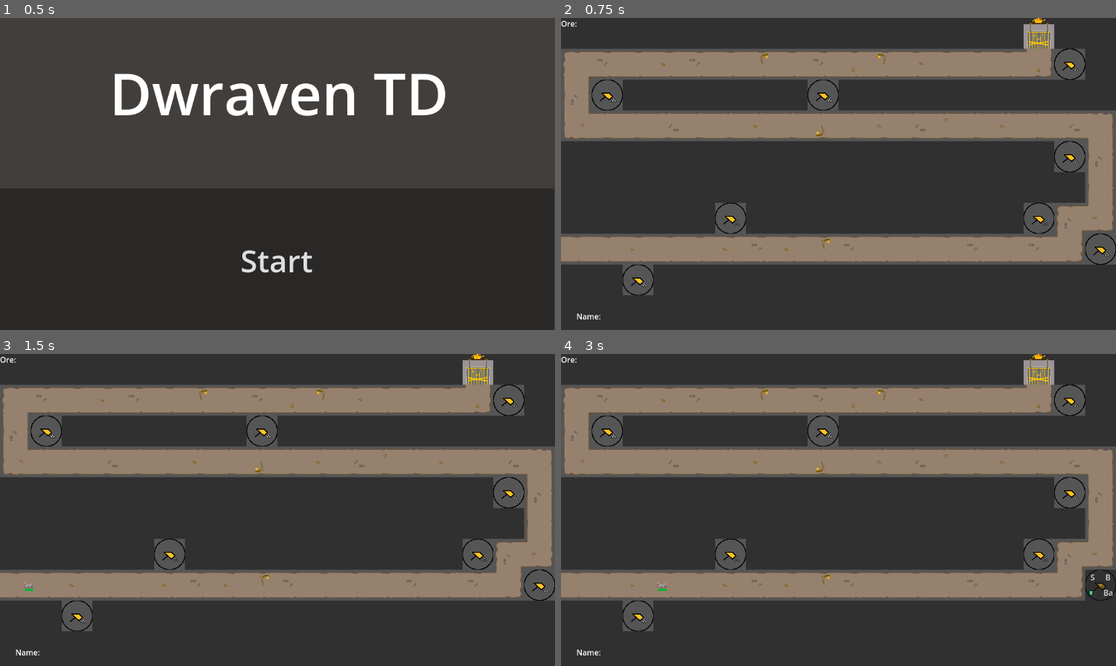
Above: before the commit, frames 1-4 (two rows, left to right).
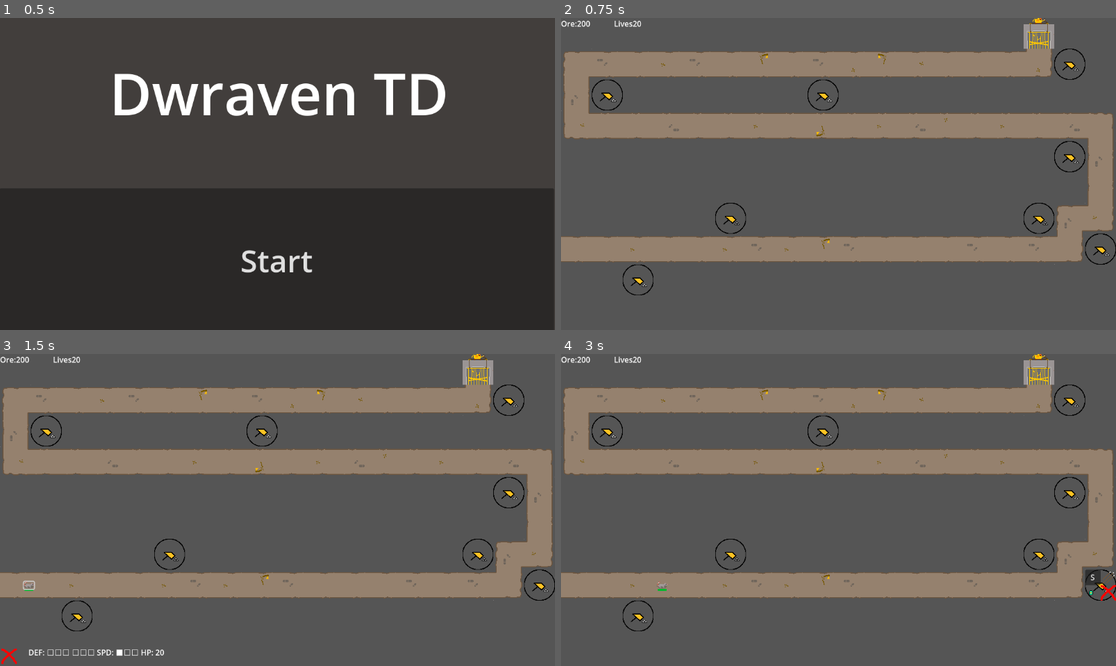
Above: after the commit, the same moments.

Repository: lzrzk/Dwarven_TD
Game: Godot game, scene res://Scenes/Menu/Mainmenu.tscn
The game is run twice, just before and just after one commit, with the same random seed, the same clock (stepped at 60 frames per second) and the same inputs.
Inputs (mouse positions are in pixels of both pictures, inside the frame that each line leads up to):
- Up to frame 1 (0.5 s): no input
- Up to frame 2 (0.75 s): click "Start" at 0.5 s
- Up to frame 3 (1.5 s): click (16, 584) at 1.27 s
- Up to frame 4 (3 s): click (572, 656) at 2.02 s; click (1099, 584) at 2.77 s

Frame 1 is identical in both runs. In frame 2, 64% of the frame differs, in the area x 0-100%, y 0-100%; in frame 3, 64%; in frame 4, 65%.

Commit message:
28.12.2024

Diff:
--- a/Scenes/Enemy/Rat.tscn
+++ b/Scenes/Enemy/Rat.tscn
@@ -9,3 +9,4 @@
 shieldsPhysical = 1.0
 shieldsMagical = 1.0
 damage = 1
+oreGiven = 5
--- /dev/null
+++ b/Scenes/Enemy/crystal_golem.tscn
@@ -0,0 +1,23 @@
+[gd_scene load_steps=3 format=3 uid="uid://cprbrxumvy62e"]
+
+[ext_resource type="PackedScene" uid="uid://bg8pjsf8mmsl3" path="res://Scenes/Enemy/enemy.tscn" id="1_vyqk6"]
+[ext_resource type="Texture2D" uid="uid://bvcokurqqgec5" path="res://Assets/Assets_Enemies/кристальный голем.png" id="2_kfy12"]
+
+[node name="Crystal_golem" instance=ExtResource("1_vyqk6")]
+hp = 50.0
+maxHp = 50.0
+speed = 150
+shieldsPhysical = 1.0
+shieldsMagical = 0.2
+damage = 3
+oreGiven = 50
+
+[node name="Sprite2D" parent="." index="0"]
+texture = ExtResource("2_kfy12")
+
+[node name="hp" parent="." index="2"]
+offset_left = -14.0
+offset_right = 13.0
+
+[node name="InfoButton" parent="." index="3"]
+offset_left = -13.0
--- /dev/null
+++ b/Scenes/Enemy/crystal_golemite.tscn
@@ -0,0 +1,20 @@
+[gd_scene load_steps=3 format=3 uid="uid://bruuvqs8m3xiq"]
+
+[ext_resource type="PackedScene" uid="uid://bg8pjsf8mmsl3" path="res://Scenes/Enemy/enemy.tscn" id="1_v0ilb"]
+[ext_resource type="Texture2D" uid="uid://dlkuysv30cyxc" path="res://Assets/Assets_Enemies/каменный големит.png" id="2_dgbmp"]
+
+[node name="crystal_golemite" instance=ExtResource("1_v0ilb")]
+hp = 20.0
+maxHp = 20.0
+speed = 120
+shieldsPhysical = 1.0
+shieldsMagical = 0.2
+damage = 1
+oreGiven = 5
+
+[node name="Sprite2D" parent="." index="0"]
+texture = ExtResource("2_dgbmp")
+
+[node name="hp" parent="." index="2"]
+offset_left = -5.0
+offset_right = 5.0
--- /dev/null
+++ b/Scenes/Enemy/dark_abomination.tscn
@@ -0,0 +1,23 @@
+[gd_scene load_steps=4 format=3 uid="uid://dykqtfflonfak"]
+
+[ext_resource type="PackedScene" uid="uid://bg8pjsf8mmsl3" path="res://Scenes/Enemy/enemy.tscn" id="1_dxj2e"]
+[ext_resource type="PackedScene" uid="uid://bk72jo7c68r0y" path="res://Scenes/Enemy/dark_spawn.tscn" id="2_em80o"]
+[ext_resource type="Texture2D" uid="uid://dflou5bvory55" path="res://Assets/Assets_Enemies/Ужас тьмы.png" id="3_4aqa0"]
+
+[node name="dark_abomination" instance=ExtResource("1_dxj2e")]
+hp = 40.0
+maxHp = 40.0
+speed = 80
+spawnOnDeath = true
+spawnedOnDeath = ExtResource("2_em80o")
+shieldsPhysical = 1.0
+shieldsMagical = 1.0
+damage = 2
+oreGiven = 20
+
+[node name="Sprite2D" parent="." index="0"]
+texture = ExtResource("3_4aqa0")
+
+[node name="hp" parent="." index="2"]
+offset_left = -5.0
+offset_right = 5.0
--- /dev/null
+++ b/Scenes/Enemy/dark_broodmother.tscn
@@ -0,0 +1,17 @@
+[gd_scene load_steps=4 format=3 uid="uid://c6nsauanr76j4"]
+
+[ext_resource type="PackedScene" uid="uid://bg8pjsf8mmsl3" path="res://Scenes/Enemy/enemy.tscn" id="1_exs6q"]
+[ext_resource type="Script" path="res://dark_broodmother.gd" id="2_4f3ax"]
+[ext_resource type="Texture2D" uid="uid://dflou5bvory55" path="res://Assets/Assets_Enemies/Ужас тьмы.png" id="3_6vdyt"]
+
+[node name="dark_broodmother" instance=ExtResource("1_exs6q")]
+script = ExtResource("2_4f3ax")
+
+[node name="Sprite2D" parent="." index="0"]
+texture = ExtResource("3_6vdyt")
+
+[node name="hp" parent="." index="2"]
+offset_left = -5.0
+offset_right = 5.0
+
+[node name="SpawnTimer" type="Timer" parent="." index="4"]
--- /dev/null
+++ b/Scenes/Enemy/dark_spawn.tscn
@@ -0,0 +1,20 @@
+[gd_scene load_steps=3 format=3 uid="uid://bk72jo7c68r0y"]
+
+[ext_resource type="PackedScene" uid="uid://bg8pjsf8mmsl3" path="res://Scenes/Enemy/enemy.tscn" id="1_e30hh"]
+[ext_resource type="Texture2D" uid="uid://dlkuysv30cyxc" path="res://Assets/Assets_Enemies/каменный големит.png" id="2_bqd0h"]
+
+[node name="dark_spawn" instance=ExtResource("1_e30hh")]
+hp = 10.0
+maxHp = 10.0
+speed = 120
+shieldsPhysical = 1.0
+shieldsMagical = 1.0
+damage = 1
+oreGiven = 2
+
+[node name="Sprite2D" parent="." index="0"]
+texture = ExtResource("2_bqd0h")
+
+[node name="hp" parent="." index="2"]
+offset_left = -5.0
+offset_right = 5.0
--- /dev/null
+++ b/Scenes/Enemy/dark_spawn_sapwnable.tscn
@@ -0,0 +1,19 @@
+[gd_scene load_steps=3 format=3 uid="uid://dykcpkt1xohll"]
+
+[ext_resource type="PackedScene" uid="uid://bg8pjsf8mmsl3" path="res://Scenes/Enemy/enemy.tscn" id="1_81q77"]
+[ext_resource type="Texture2D" uid="uid://dlkuysv30cyxc" path="res://Assets/Assets_Enemies/каменный големит.png" id="2_2y3pw"]
+
+[node name="dark_spawn_sapwnable" instance=ExtResource("1_81q77")]
+hp = 5.0
+maxHp = 5.0
+speed = 120
+shieldsPhysical = 1.0
+shieldsMagical = 1.0
+damage = 1
+
+[node name="Sprite2D" parent="." index="0"]
+texture = ExtResource("2_2y3pw")
+
+[node name="hp" parent="." index="2"]
+offset_left = -5.0
+offset_right = 5.0
--- a/Scenes/Enemy/enemy.gd
+++ b/Scenes/Enemy/enemy.gd
@@ -7,16 +7,14 @@
 @onready var type = "enemy"
 
 @export var speed:int
-
+@export var spawnOnDeath:bool
+@export var spawnedOnDeath:PackedScene
 @export var shieldsPhysical:float
-
 @export var shieldsMagical:float
-
 @export var damage:int
-
 @export var path:Path2D
-
 @export var pathFollow:PathFollow2D
+@export var oreGiven:int
 
 func _ready() -> void:
 	self.pathFollow=PathFollow2D.new()
@@ -30,6 +28,13 @@
 	$Sprite2D.flip_v = self.rotation > 0
 	$hp.value = float(hp)/float(maxHp) *100
 
+	if self.pathFollow.get_progress_ratio() >= 0.98:
+
+		Variables.lives -= self.damage
+		self.queue_free()
+
+
+
 
 func hit(magical_dmg, physical_dmg, true_dmg) -> void:
 
@@ -38,4 +43,15 @@
 	var incomingDmg = physDmgTrue + magDmgTrue + true_dmg
 	self.hp -= incomingDmg
 	if hp <= 0:
+#		if spawnOnDeath == true:
+
+
+
+		Variables.ore += oreGiven
 		self.queue_free()
+
+
+
+
+func _on_info_button_pressed() -> void:
+	Variables.selectedNode = self
--- a/Scenes/Enemy/enemy.tscn
+++ b/Scenes/Enemy/enemy.tscn
@@ -4,8 +4,8 @@
 [ext_resource type="Texture2D" uid="uid://c1he6q7mfky47" path="res://Assets/Assets_Enemies/Крыса.png" id="2_hhp0v"]
 
 [sub_resource type="CapsuleShape2D" id="CapsuleShape2D_foxfb"]
-radius = 11.0
-height = 22.0
+radius = 18.0
+height = 36.0
 
 [sub_resource type="StyleBoxFlat" id="StyleBoxFlat_00ed5"]
 bg_color = Color(0.263729, 0.023624, 2.40654e-08, 1)
@@ -14,6 +14,7 @@
 bg_color = Color(0, 0.726047, 0.178912, 1)
 
 [node name="Enemy" type="CharacterBody2D"]
+input_pickable = true
 script = ExtResource("1_nggcq")
 
 [node name="Sprite2D" type="Sprite2D" parent="."]
@@ -32,3 +33,12 @@
 theme_override_styles/background = SubResource("StyleBoxFlat_00ed5")
 theme_override_styles/fill = SubResource("StyleBoxFlat_majs0")
 show_percentage = false
+
+[node name="InfoButton" type="Button" parent="."]
+offset_left = -10.0
+offset_top = -7.0
+offset_right = 11.0
+offset_bottom = 8.0
+flat = true
+
+[connection signal="pressed" from="InfoButton" to="." method="_on_info_button_pressed"]
--- /dev/null
+++ b/Scenes/Enemy/rat_hound.tscn
@@ -0,0 +1,23 @@
+[gd_scene load_steps=3 format=3 uid="uid://blfd14exym8bd"]
+
+[ext_resource type="PackedScene" uid="uid://bg8pjsf8mmsl3" path="res://Scenes/Enemy/enemy.tscn" id="1_h2vxy"]
+[ext_resource type="Texture2D" uid="uid://dribpjcdkaffm" path="res://Assets/Assets_Enemies/крыса гоньчая.png" id="2_ww4vg"]
+
+[node name="Rat_hound" instance=ExtResource("1_h2vxy")]
+hp = 50.0
+maxHp = 50.0
+speed = 200
+shieldsPhysical = 1.0
+shieldsMagical = 1.0
+damage = 3
+oreGiven = 20
+
+[node name="Sprite2D" parent="." index="0"]
+texture = ExtResource("2_ww4vg")
+
+[node name="hp" parent="." index="2"]
+offset_left = -14.0
+offset_right = 13.0
+
+[node name="InfoButton" parent="." index="3"]
+offset_left = -13.0
--- /dev/null
+++ b/Scenes/Enemy/rat_hound_armoured.tscn
@@ -0,0 +1,23 @@
+[gd_scene load_steps=3 format=3 uid="uid://c4nwiaixu3kj8"]
+
+[ext_resource type="PackedScene" uid="uid://bg8pjsf8mmsl3" path="res://Scenes/Enemy/enemy.tscn" id="1_b1xt6"]
+[ext_resource type="Texture2D" uid="uid://dribpjcdkaffm" path="res://Assets/Assets_Enemies/крыса гоньчая.png" id="2_dpfa0"]
+
+[node name="Rat_hound_armoured" instance=ExtResource("1_b1xt6")]
+hp = 60.0
+maxHp = 60.0
+speed = 175
+shieldsPhysical = 0.8
+shieldsMagical = 1.0
+damage = 3
+oreGiven = 20
+
+[node name="Sprite2D" parent="." index="0"]
+texture = ExtResource("2_dpfa0")
+
+[node name="hp" parent="." index="2"]
+offset_left = -14.0
+offset_right = 13.0
+
+[node name="InfoButton" parent="." index="3"]
+offset_left = -13.0
--- a/Scenes/Enemy/rat_king.tscn
+++ b/Scenes/Enemy/rat_king.tscn
@@ -11,6 +11,7 @@
 shieldsPhysical = 0.9
 shieldsMagical = 0.8
 damage = 5
+oreGiven = 50
 
 [node name="Sprite2D" parent="." index="0"]
 texture = ExtResource("2_466px")
--- a/Scenes/Enemy/rat_knight.tscn
+++ b/Scenes/Enemy/rat_knight.tscn
@@ -11,6 +11,7 @@
 shieldsPhysical = 0.5
 shieldsMagical = 0.8
 damage = 1
+oreGiven = 20
 
 [node name="Sprite2D" parent="." index="0"]
 texture = ExtResource("2_irx4q")
--- a/Scenes/Enemy/rat_light.tscn
+++ b/Scenes/Enemy/rat_light.tscn
@@ -11,6 +11,7 @@
 shieldsPhysical = 0.9
 shieldsMagical = 0.5
 damage = 1
+oreGiven = 10
 
 [node name="Sprite2D" parent="." index="0"]
 texture = ExtResource("2_y1blm")
--- /dev/null
+++ b/Scenes/Enemy/rock_golem.tscn
@@ -0,0 +1,23 @@
+[gd_scene load_steps=3 format=3 uid="uid://c5y3wuhjsbvm8"]
+
+[ext_resource type="PackedScene" uid="uid://bg8pjsf8mmsl3" path="res://Scenes/Enemy/enemy.tscn" id="1_1qges"]
+[ext_resource type="Texture2D" uid="uid://c5rbtfa58ac56" path="res://Assets/Assets_Enemies/каменный голем.png" id="2_b6m2w"]
+
+[node name="Rock_golem" instance=ExtResource("1_1qges")]
+hp = 200.0
+maxHp = 200.0
+speed = 20
+shieldsPhysical = 0.2
+shieldsMagical = 1.0
+damage = 3
+oreGiven = 50
+
+[node name="Sprite2D" parent="." index="0"]
+texture = ExtResource("2_b6m2w")
+
+[node name="hp" parent="." index="2"]
+offset_left = -14.0
+offset_right = 13.0
+
+[node name="InfoButton" parent="." index="3"]
+offset_left = -13.0
--- /dev/null
+++ b/Scenes/Enemy/rock_golemite.tscn
@@ -0,0 +1,20 @@
+[gd_scene load_steps=3 format=3 uid="uid://daxoq2kbld5lc"]
+
+[ext_resource type="PackedScene" uid="uid://bg8pjsf8mmsl3" path="res://Scenes/Enemy/enemy.tscn" id="1_vu7cb"]
+[ext_resource type="Texture2D" uid="uid://dlkuysv30cyxc" path="res://Assets/Assets_Enemies/каменный големит.png" id="2_1yq62"]
+
+[node name="rock_golemite" instance=ExtResource("1_vu7cb")]
+hp = 20.0
+maxHp = 20.0
+speed = 120
+shieldsPhysical = 0.2
+shieldsMagical = 1.0
+damage = 1
+oreGiven = 5
+
+[node name="Sprite2D" parent="." index="0"]
+texture = ExtResource("2_1yq62")
+
+[node name="hp" parent="." index="2"]
+offset_left = -5.0
+offset_right = 5.0
--- a/Scenes/Level/Level.tscn
+++ b/Scenes/Level/Level.tscn
@@ -10,6 +10,7 @@
 [ext_resource type="PackedScene" uid="uid://cwcfvm81lh4hr" path="res://Scenes/Towers/towerPicker.tscn" id="8_7mxip"]
 [ext_resource type="Texture2D" uid="uid://lglyb0hmuimv" path="res://Assets/Assets_road/Мусор_1.png" id="8_yx4ul"]
 [ext_resource type="Script" path="res://Scenes/Level/data_pad_label.gd" id="10_lmt4c"]
+[ext_resource type="Texture2D" uid="uid://mfjurv2sxdii" path="res://Assets/Assets_towers/иконка тмена 32х32.png" id="11_ftejx"]
 
 [sub_resource type="TileSetAtlasSource" id="TileSetAtlasSource_6nyw3"]
 texture = ExtResource("3_nbrci")
@@ -52,7 +53,7 @@
 
 [sub_resource type="Curve2D" id="Curve2D_gnm0b"]
 _data = {
-"points": PackedVector2Array(0, 0, 0, 0, -32, 480, 0, 0, 0, 0, 1056, 480, 0, 0, 0, 0, 1056, 416, 0, 0, 0, 0, 1120, 416, 0, 0, 0, 0, 1120, 224, 0, 0, 0, 0, 32, 224, 0, 0, 0, 0, 32, 96, 0, 0, 0, 0, 992, 96, 0, 0, 0, 0, 992, 32)
+"points": PackedVector2Array(0, 0, 0, 0, -32, 480, 0, 0, 0, 0, 1056, 480, 0, 0, 0, 0, 1056, 416, 0, 0, 0, 0, 1120, 416, 0, 0, 0, 0, 1120, 224, 0, 0, 0, 0, 32, 224, 0, 0, 0, 0, 32, 96, 0, 0, 0, 0, 992, 96, 0, 0, 0, 0, 988, -135)
 }
 point_count = 9
 
@@ -66,7 +67,7 @@
 offset_top = -32.0
 offset_right = 2644.0
 offset_bottom = 1316.0
-color = Color(0.188235, 0.188235, 0.188235, 1)
+color = Color(0.333333, 0.333333, 0.333333, 1)
 
 [node name="TileMap" type="TileMap" parent="."]
 tile_set = SubResource("TileSet_jlgoc")
@@ -115,10 +116,27 @@
 clip_text = true
 
 [node name="DataPadLabel" type="RichTextLabel" parent="."]
-offset_left = 32.0
+visible = false
+offset_left = 59.0
 offset_top = 608.0
 offset_right = 1120.0
 offset_bottom = 649.0
-text = "Name:
+text = "
 "
 script = ExtResource("10_lmt4c")
+
+[node name="HideInfoButton" type="Button" parent="."]
+visible = false
+offset_left = -1.0
+offset_top = 608.0
+offset_right = 39.0
+offset_bottom = 648.0
+icon = ExtResource("11_ftejx")
+flat = true
+
+[node name="LivesLabel" type="Label" parent="."]
+offset_left = 110.0
+offset_right = 177.0
+offset_bottom = 23.0
+
+[connection signal="pressed" from="HideInfoButton" to="DataPadLabel" method="_on_hide_info_button_pressed"]
--- a/Scenes/Level/data_pad_label.gd
+++ b/Scenes/Level/data_pad_label.gd
@@ -1,45 +1,40 @@
 extends RichTextLabel
 
 
-'''
-func _ready() -> void:
-	if type == "enemy":
-		if mag_def == 1:
-			m_def = "⬜⬜⬜"
-		elif mag_def > 0.7 and mag_def < 1:
-			m_def = "⬛⬜⬜"
-		elif mag_def > 0.4 and mag_def < 0.7:
-			m_def = "⬛⬛⬜"
-		elif mag_def > 0 and mag_def < 0.4:
-			m_def = "⬛⬛⬛"
-		if ph_def == 1:
-			p_def = "⬜⬜⬜"
-		elif ph_def > 0.7 and ph_def < 1:
-			p_def = "⬛⬜⬜"
-		elif ph_def > 0.4 and ph_def < 0.7:
-			p_def = "⬛⬛⬜"
-		elif ph_def > 0 and ph_def < 0.4:
-			p_def = "⬛⬛⬛"
-		if speed < 100:
-			spd = "⬜⬜⬜"
-		elif speed > 99 and speed < 200:
-			spd = "⬛⬜⬜"
-		elif speed > 199 and speed < 300:
-			spd = "⬛⬛⬜"
-		elif speed > 299:
-			spd = "⬛⬛⬛"
-	elif type = tower:
+func towerInfo() -> String:
+	return "infotower"
 
+func enemyInfo() -> String:
+	var m_def = "N/A"
+	var p_def = "N/A"
+	var spd = "N/A"
+	if Variables.selectedNode.shieldsMagical == 1:
+		m_def = "⬜⬜⬜"
+	elif Variables.selectedNode.shieldsMagical > 0.7 and Variables.selectedNode.shieldsMagical < 1:
+		m_def = "⬛⬜⬜"
+	elif Variables.selectedNode.shieldsMagical > 0.4 and Variables.selectedNode.shieldsMagical < 0.7:
+		m_def = "⬛⬛⬜"
+	elif Variables.selectedNode.shieldsMagical > 0 and Variables.selectedNode.shieldsMagical < 0.4:
+		m_def = "⬛⬛⬛"
+	if Variables.selectedNode.shieldsPhysical == 1:
+		p_def = "⬜⬜⬜"
+	elif Variables.selectedNode.shieldsPhysical > 0.7 and Variables.selectedNode.shieldsPhysical < 1:
+		p_def = "⬛⬜⬜"
+	elif Variables.selectedNode.shieldsPhysical > 0.4 and Variables.selectedNode.shieldsPhysical < 0.7:
+		p_def = "⬛⬛⬜"
+	elif Variables.selectedNode.shieldsPhysical > 0 and Variables.selectedNode.shieldsPhysical < 0.4:
+		p_def = "⬛⬛⬛"
+	if Variables.selectedNode.speed < 100:
+		spd = "⬜⬜⬜"
+	elif Variables.selectedNode.speed > 99 and Variables.selectedNode.speed < 200:
+		spd = "⬛⬜⬜"
+	elif Variables.selectedNode.speed > 199 and Variables.selectedNode.speed < 300:
+		spd = "⬛⬛⬜"
+	elif Variables.selectedNode.speed > 299:
+		spd = "⬛⬛⬛"
+	var text = "DEF: {m_def} {p_def} SPD: {spd} HP: {hp}".format({"m_def":m_def,"p_def":p_def,"spd":spd,"hp":Variables.selectedNode.hp})
 
-
-	elif
-		var information_text = ["DEF:", m_def, p_def ,"SPD:", spd, "HP:", HP]
-
-	elif type == "tower":
-		var information_text = ["ATK:", m_atack, p_atack ,"SPD:", fire_rate,"RNG:", range]
-
-	else:
-		var information_text = "N/A"
+	return text
 
 
 
@@ -47,10 +42,19 @@
 
 
 
+func _ready() -> void:
+	pass
 
 func _process(delta: float) -> void:
-	if trigered == true:
-		$".".visible = true
-	if trigered == false:
-		$".".visible = false
-'''
+	self.visible= Variables.selectedNode != null
+	$"../HideInfoButton".visible = Variables.selectedNode != null
+
+	if Variables.selectedNode != null:
+
+		if Variables.selectedNode.type == "enemy":
+			self.text = enemyInfo()
+		if Variables.selectedNode.type == "tower":
+			self.text = towerInfo()
+
+func _on_hide_info_button_pressed() -> void:
+	Variables.selectedNode = null
--- a/Scenes/Level/level.gd
+++ b/Scenes/Level/level.gd
@@ -8,4 +8,11 @@
 	$MobSpawner.startWave()
 # Called every frame. 'delta' is the elapsed time since the previous frame.
 func _process(delta: float) -> void:
-	Variables.ore+=1
+	$OreLabel.text = "Ore:" + str(Variables.ore)
+	$LivesLabel.text = "Lives" + str(Variables.lives)
+	if Variables.lives <= 0:
+		get_tree().change_scene_to_file("res://Scenes/Menu/Mainmenu.tscn")
+
+
+	if len($enemies.get_children()) == 0:
+		$MobSpawner.startWave()
--- a/Scenes/Level/mob_spawner.gd
+++ b/Scenes/Level/mob_spawner.gd
@@ -3,7 +3,17 @@
 var rat_light_scene = load("res://Scenes/Enemy/rat_light.tscn") as PackedScene
 var rat_knight_scene = load("res://Scenes/Enemy/rat_knight.tscn") as PackedScene
 var rat_king_scene = load("res://Scenes/Enemy/rat_king.tscn") as PackedScene
-var enemy_types = [rat_scene,rat_light_scene,rat_knight_scene,rat_king_scene]
+var stone_golemite_scene = load("res://Scenes/Enemy/rock_golemite.tscn") as PackedScene
+var stone_golem_scene = load("res://Scenes/Enemy/rock_golem.tscn") as PackedScene
+var crystal_golemite_scene = load("res://Scenes/Enemy/crystal_golemite.tscn") as PackedScene
+var crystal_golem_scene = load("res://Scenes/Enemy/crystal_golem.tscn") as PackedScene
+var dark_spawn_scene = load("res://Scenes/Enemy/dark_spawn.tscn") as PackedScene
+var dark_abomination_scene = load("res://Scenes/Enemy/dark_abomination.tscn") as PackedScene
+var dark_broodmother = load("res://Scenes/Enemy/dark_broodmother.tscn") as PackedScene
+var rat_hound_scene = load("res://Scenes/Enemy/rat_hound.tscn") as PackedScene
+var rat_hound_armoured_scene = load("res://Scenes/Enemy/rat_hound_armoured.tscn") as PackedScene
+
+var enemy_types = [rat_scene,rat_light_scene,rat_knight_scene,rat_king_scene,stone_golemite_scene,stone_golem_scene,crystal_golemite_scene,dark_abomination_scene,dark_broodmother,rat_hound_scene,rat_hound_armoured_scene]
 var waveNumber = 0
 var waves:Dictionary = {}
 func _ready() -> void:
@@ -12,16 +22,30 @@
 	rat light...2
 	rat knight...3
 	rat king...4
+	stone golemite...5
+	stone golem...6
+	crystal golemite...7
+	crystal golem...8
+	dark spawn...9
+	dark abomination...10
+	dark broodmother...11
+	rat hound...12
+	rat hound armoured...13
+	rat on rat hound...14 to do
+	rat on rat hound armoured...15 to do
 	'''
 	waves[0]= [[0,5]]
-	waves[1]= [[0,4],[0,4],[0,4],[0,4],[0,4]]
-	waves[2]= [[1,4],[0,4],[0,4],[1,4]]
-	waves[3]= [[1,3],[1,3],[1,3]]
-	waves[4]= [[0,2],[0,2],[0,5],[0,2],[0,2],[0,5],[0,2],[0,2],[0,5],[0,2]]
-	waves[5]= [[0,2],[2,2],[0,2]]
-	waves[6]= [[0,4],[2,4],[0,4],[2,4],[0,4]]
-	waves[7]= [[1,2],[2,2],[1,2]]
-	waves[8]= [[3,10]]
+	waves[1]= [[0,3],[0,7],[0,6],[0,4]]
+	waves[2]= [[9,4],[0,4],[9,4],[0,4],[0,5],[0,2],[0,7],[9,2],[9,3],[9,1],[9,5]]
+	waves[3]= [[0,2],[5,10],[7,10]]
+	waves[4]= [[1,3],[1,3],[1,3]]
+	waves[5]= [[9,2],[0,2],[9,5],[0,2],[0,2],[9,5],[0,2],[9,2],[0,5],[0,2]]
+	waves[6]= [[7,4],[5,7],[9,5],[10,4],[9,8],[9,3],[9,5]]
+	waves[7]= [[0,2],[2,2],[0,2]]
+	waves[8]= [[0,4],[2,4],[0,4],[2,4],[0,4]]
+	waves[9]= [[12,5]]
+	waves[10]= [[1,2],[2,2],[1,2]]
+	waves[11]= [[3,10]]
 # Called every frame. 'delta' is the elapsed time since the previous frame.
 func _process(delta: float) -> void:
 	pass
--- a/Scenes/Towers/Crystal_3.tscn
+++ b/Scenes/Towers/Crystal_3.tscn
@@ -11,7 +11,6 @@
 magical_dmg = 4.0
 attack_speeds = 0.4
 target = "first"
-upgraded_tower = null
 
 [node name="Sprite2D" parent="." index="1"]
 texture = ExtResource("3_2dbd4")
--- a/Scenes/Towers/ballista_3.tscn
+++ b/Scenes/Towers/ballista_3.tscn
@@ -11,7 +11,6 @@
 physical_dmg = 10.0
 attack_speeds = 1.6
 target = "first"
-upgraded_tower = null
 
 [node name="Sprite2D" parent="." index="1"]
 texture = ExtResource("3_gw7jh")
--- a/Scenes/Towers/tower.gd
+++ b/Scenes/Towers/tower.gd
@@ -8,6 +8,7 @@
 @export var target:String
 @export var enemiesInRange:Array
 @export var upgraded_tower:PackedScene
+@onready var type = "tower"
 
 
 func _process(delta: float) -> void:
@@ -32,11 +33,13 @@
 	$ActivateButton.visible = false
 	$BackButton.visible = true
 	$UpgradeButton.visible = true
+	Variables.selectedNode = self
 
 func _on_back_button_pressed() -> void:
 	$ActivateButton.visible = true
 	$BackButton.visible = false
 	$UpgradeButton.visible = false
+
 
 func _ready() -> void:
 	var range_shape = CircleShape2D.new()
--- a/Scenes/Towers/towerPicker.tscn
+++ b/Scenes/Towers/towerPicker.tscn
@@ -1,8 +1,10 @@
-[gd_scene load_steps=4 format=3 uid="uid://cwcfvm81lh4hr"]
+[gd_scene load_steps=6 format=3 uid="uid://cwcfvm81lh4hr"]
 
 [ext_resource type="Script" path="res://Scenes/Towers/tower_picker.gd" id="1_3g165"]
 [ext_resource type="Texture2D" uid="uid://cyc7lktwdjeg7" path="res://Assets/Assets_towers/Пустое_место_иконка.png" id="2_3542m"]
 [ext_resource type="Texture2D" uid="uid://bqbic4hi7ceem" path="res://Assets/Assets_towers/иконка_кристал.png" id="3_dkmul"]
+[ext_resource type="Texture2D" uid="uid://bv5nth4hudewl" path="res://Assets/Assets_towers/иконка балиста.png" id="4_egxuf"]
+[ext_resource type="Texture2D" uid="uid://mfjurv2sxdii" path="res://Assets/Assets_towers/иконка тмена 32х32.png" id="5_e0blk"]
 
 [node name="TowerPicker" type="Node2D"]
 script = ExtResource("1_3g165")
@@ -22,25 +24,36 @@
 visible = false
 offset_left = -32.0
 offset_bottom = 32.0
+mouse_default_cursor_shape = 2
 icon = ExtResource("3_dkmul")
+flat = true
 
 [node name="BallistaButton" type="Button" parent="."]
 visible = false
-offset_top = -32.0
-offset_right = 32.0
-text = "B"
+offset_left = -5.0
+offset_top = -34.0
+offset_right = 35.0
+offset_bottom = 6.0
+mouse_default_cursor_shape = 2
+icon = ExtResource("4_egxuf")
+flat = true
 
 [node name="StatueButton" type="Button" parent="."]
 visible = false
 offset_left = -32.0
 offset_top = -32.0
+mouse_default_cursor_shape = 2
 text = "S"
 
 [node name="BackButton" type="Button" parent="."]
 visible = false
-offset_right = 32.0
-offset_bottom = 32.0
-text = "Ba"
+offset_left = -4.0
+offset_top = -4.0
+offset_right = 36.0
+offset_bottom = 36.0
+mouse_default_cursor_shape = 2
+icon = ExtResource("5_e0blk")
+flat = true
 
 [connection signal="pressed" from="ActivedButton" to="." method="_on_actived_button_pressed"]
 [connection signal="pressed" from="CrystalButton" to="." method="_on_crystal_button_pressed"]
--- a/Scenes/variables.gd
+++ b/Scenes/variables.gd
@@ -1,5 +1,10 @@
 extends Node
 
 var enemyPath: Path2D
-var ore: int = 0
+var ore: int = 200
 var enemies:Node
+
+
+var selectedNode:Node
+
+var lives = 20
--- /dev/null
+++ b/dark_broodmother.gd
@@ -0,0 +1,11 @@
+'''
+extends enemy
+
+dark_spawn = load("res://Scenes/Enemy/dark_spawn_sapwnable.tscn") as PackedScene
+
+func _ready() -> void:
+		while true:
+			$"../".add_child(dark_spawn)
+			$SpawnTimer.start
+			await $SpawnTimer.timeout
+'''
Binary file added: Assets/Assets_Enemies/Порождение тьмы.png
Not shown, added: Assets/Assets_Enemies/Порождение тьмы.png.import
Binary file added: Assets/Assets_Enemies/Ужас тьмы.png
Not shown, added: Assets/Assets_Enemies/Ужас тьмы.png.import
Binary file added: Assets/Assets_Enemies/каменный голем.png
Not shown, added: Assets/Assets_Enemies/каменный голем.png.import
Binary file added: Assets/Assets_Enemies/каменный големит.png
Not shown, added: Assets/Assets_Enemies/каменный големит.png.import
Binary file added: Assets/Assets_Enemies/кристальный голем.png
Not shown, added: Assets/Assets_Enemies/кристальный голем.png.import
Binary file added: Assets/Assets_Enemies/кристальный големит.png
Not shown, changed: Assets/Assets_Enemies/кристальный големит.png.import
(and 23 more such lines)
